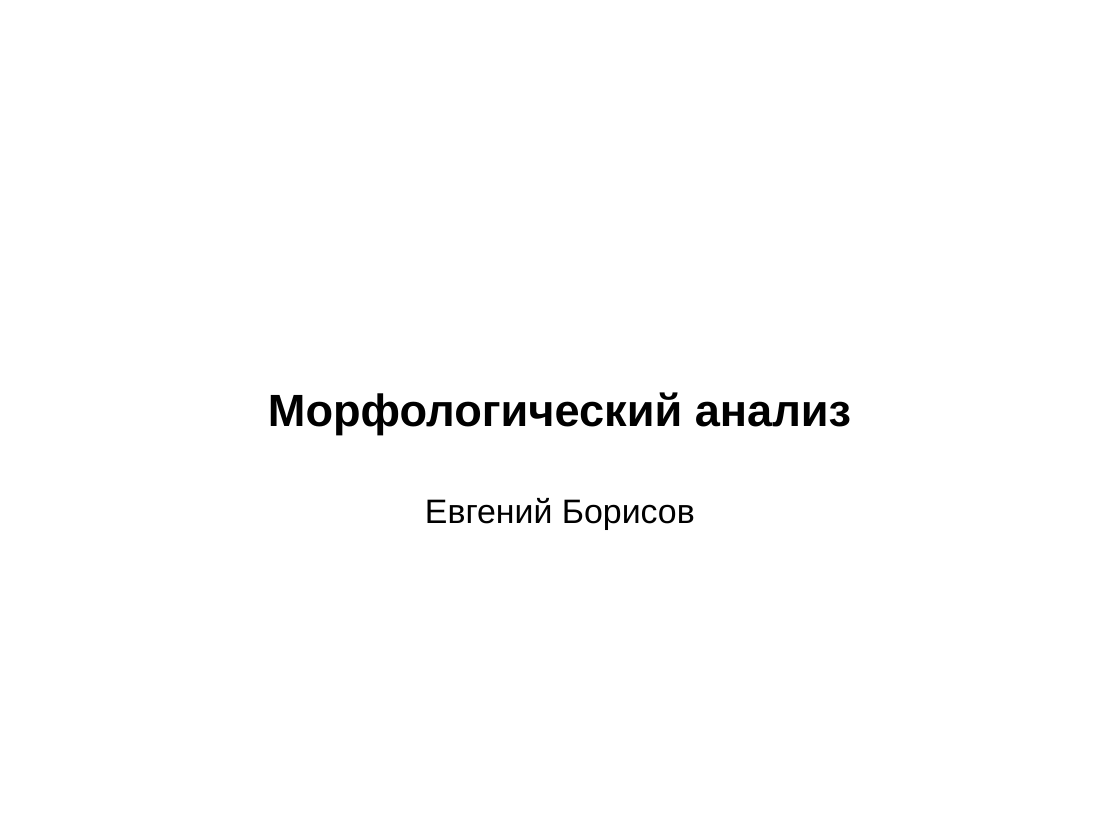
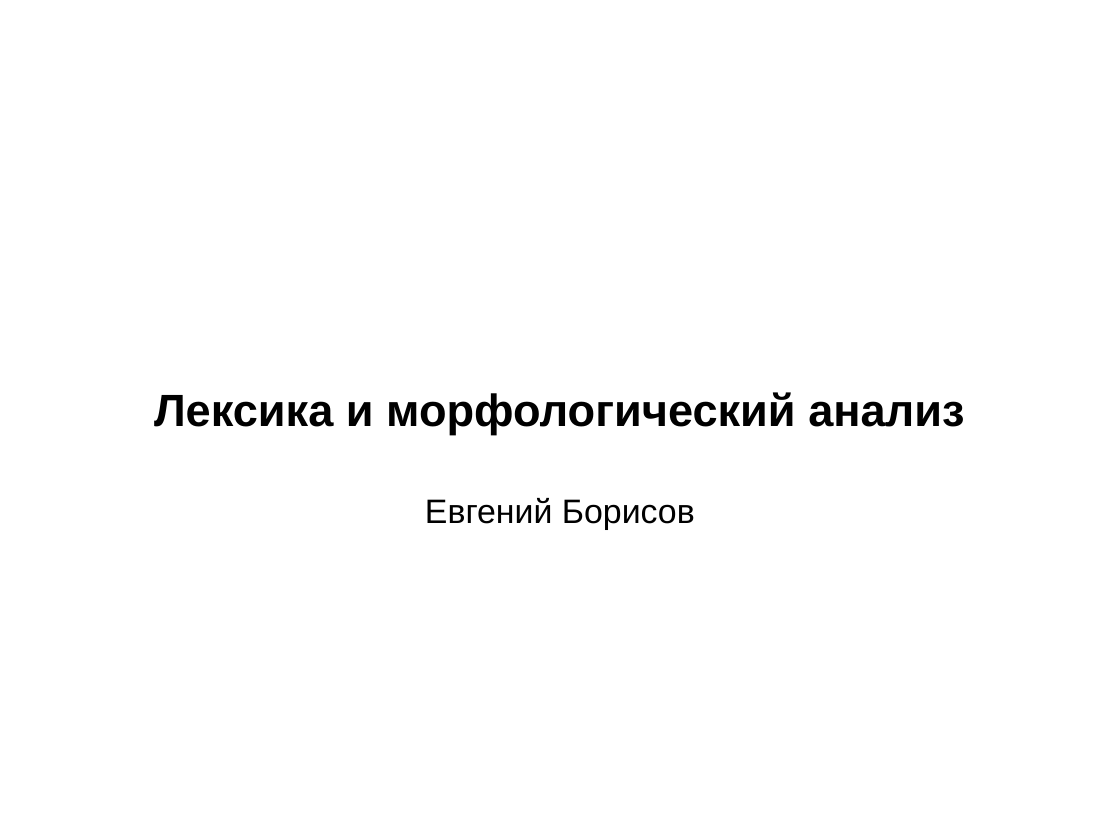
Before and after one commit to mechanoid5/ml_nlp_2022, a slide deck: slide 1 of 06-morph.odp. Drawn at 1120x840 pixels with LibreOffice and Linux fonts; fonts in the diff are those of the drawing; background and template pictures are left out. Boxes give left, top, right and bottom in pixels: in the first picture for what was removed or moved away, otherwise in the second. Text is boxed around its words. In the diff, an @@ line names an element or a change of style, - is before the commit and + after.

```diff
--- a/06-morph.odp
+++ b/06-morph.odp
@@ subtitle at (154, 392, 964, 434): text changed @@
-Морфологический анализ
+Лексика и морфологический анализ
```
Also in this commit, not shown: 2 other slides changed, 1 slide added, 6 other files.
